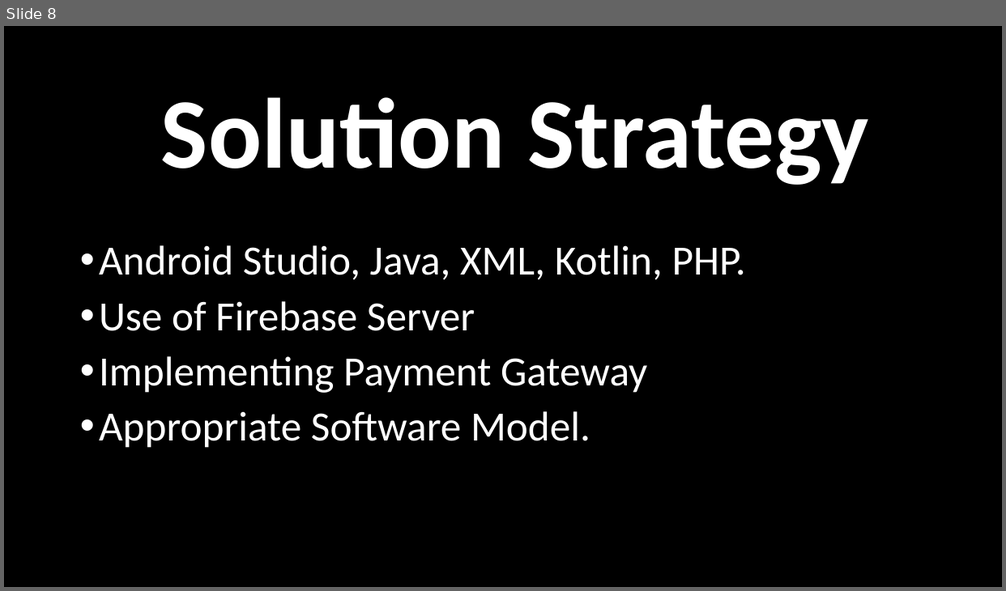
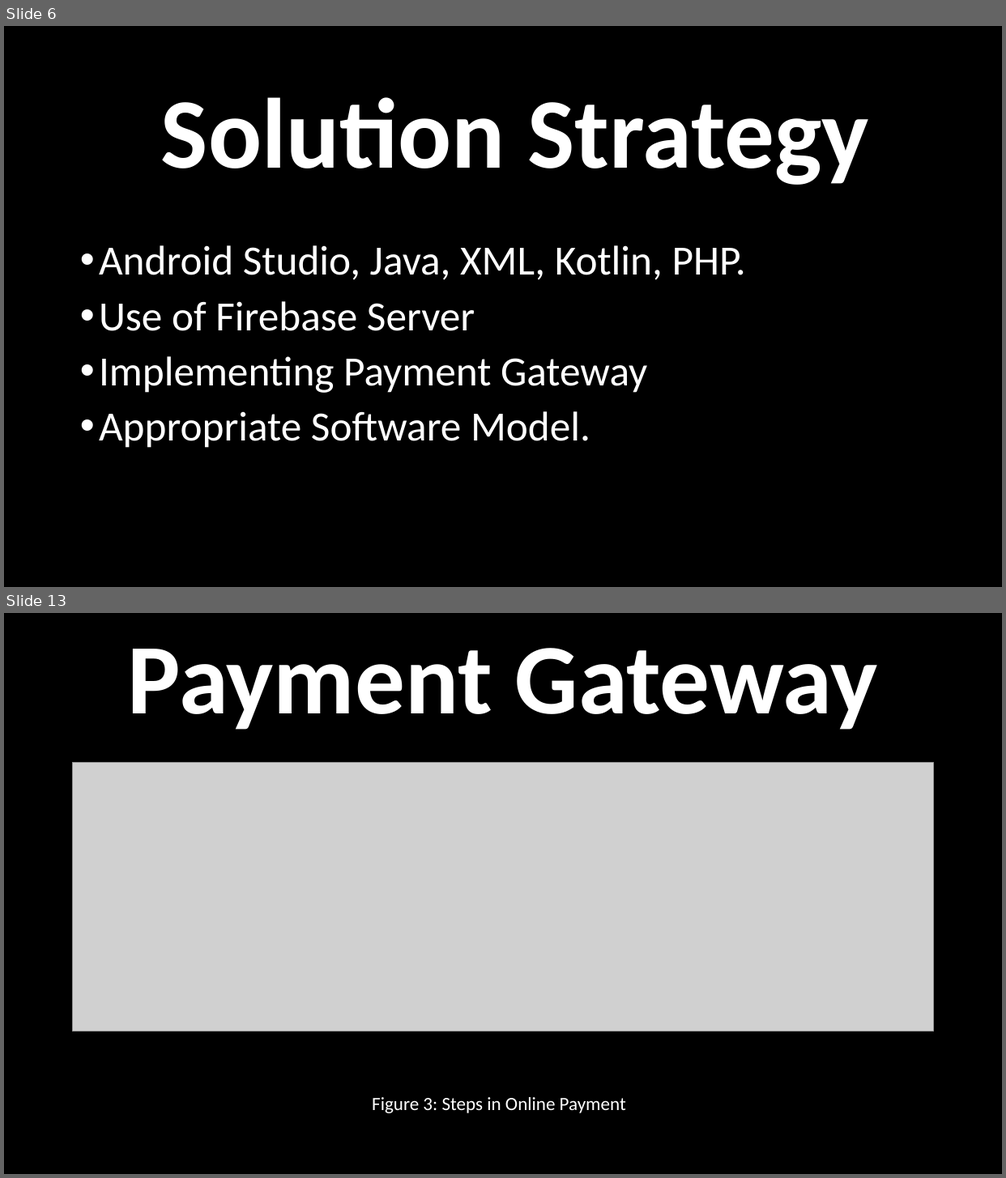
Before and after one commit to pritz10/Dissertation-Mini-Project-2018-, a slide deck: Home Stays.pptx. Shown one above the other, each under a label of ours: slide 8 before the commit, slides 6 and 13 after it; the slides between them are not shown. The pictures are 1006x591 and 1006x1178 pixels, drawn with LibreOffice and Linux fonts; fonts in the diff are those of the drawing; grey boxes stand for pictures. Boxes give left, top, right and bottom in pixels: in the first picture for what was removed or moved away, otherwise in the second. Text is boxed around its words. In the diff, an @@ line names an element or a change of style, - is before the commit and + after.

```diff
--- a/Home Stays.pptx
+++ b/Home Stays.pptx
@@ slide 13 added at [4, 613, 1002, 1174], background #000000 @@
@@ text added at [128, 648, 878, 730], 96 pt, text #FFFFFF, bold @@
+Payment Gateway
@@ picture added at [73, 763, 934, 1033] @@
@@ text added at [372, 1097, 626, 1114], 18 pt, text #FFFFFF @@
+Figure 3: Steps in Online Payment
@@ what was slide 8 is now slide 6 @@
```
Also in this commit, not shown: 8 slides changed, 8 other slides added, 2 slides removed, 4 other files.
